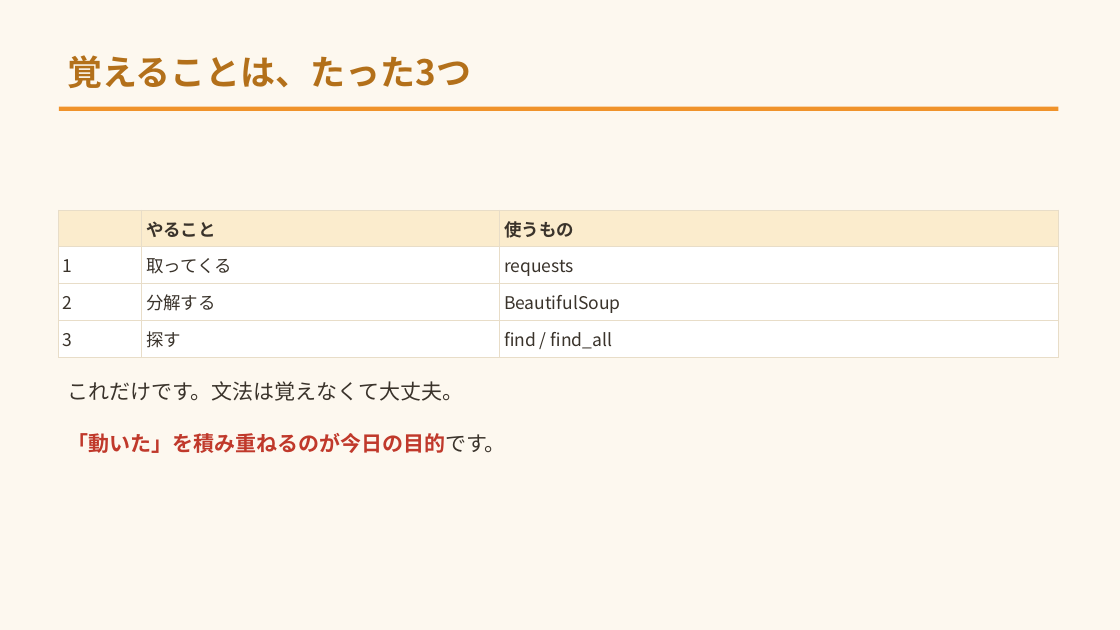
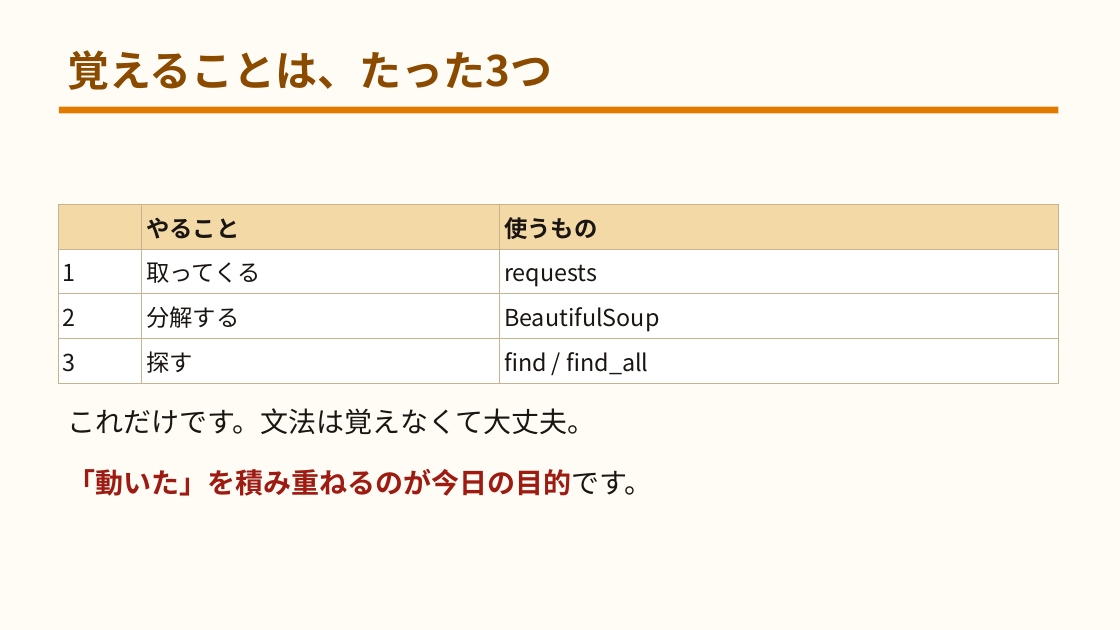
Before and after one commit to yuracode/isshop, a slide deck: slide 3 of docs/slides.pptx. Drawn at 1120x630 pixels with LibreOffice and Linux fonts; fonts in the diff are those of the drawing. Boxes give left, top, right and bottom in pixels: in the first picture for what was removed or moved away, otherwise in the second. Text is boxed around its words. In the diff, an @@ line names an element or a change of style, - is before the commit and + after.

```diff
--- a/docs/slides.pptx
+++ b/docs/slides.pptx
@@ background #FDF8EF to #FFFCF6 @@
@@ text "覚えることは、たった3つ" at (67,50,553,90): size 30 to 36 pt, text colour #B3701A to #8A4A00 @@
@@ rectangle at (59,107,1059,113): fill #F0932B to #E07B00 @@
@@ table at (59,204,1059,379) @@
@@ fill #FBECCD to #F2D9A6 in row 1 @@
@@ size 15 to 20 pt, text colour #3A332B to #1A1512 @@
@@ borders changed @@
@@ table: place and size @@
-table at (59,210,1059,353)
+table at (59,204,1059,379)
@@ text "これだけです。文法は覚えなくて大丈夫。": place and size @@
-text "これだけです。文法は覚えなくて大丈夫。" at (67,381,463,401)
+text "これだけです。文法は覚えなくて大丈夫。" at (67,408,595,434)
@@ text "これだけです。文法は覚えなくて大丈夫。" at (67,408,595,434): size 18 to 24 pt, text colour #3A332B to #1A1512 @@
@@ text "「動いた」を積み重ねるのが今日の目的です。": place and size @@
-text "「動いた」を積み重ねるのが今日の目的です。" at (67,433,506,453)
+text "「動いた」を積み重ねるのが今日の目的です。" at (67,469,652,496)
@@ text "「動いた」を積み重ねるのが今日の目的です。" at (67,469,652,496): size 18 to 24 pt; text colour #C0392B to #9E1B12, text colour #3A332B to #1A1512 in "「動いた」を積み重ねるのが今日の目的です。" @@
```
Also in this commit, not shown: 51 other slides changed, 3 other files.
